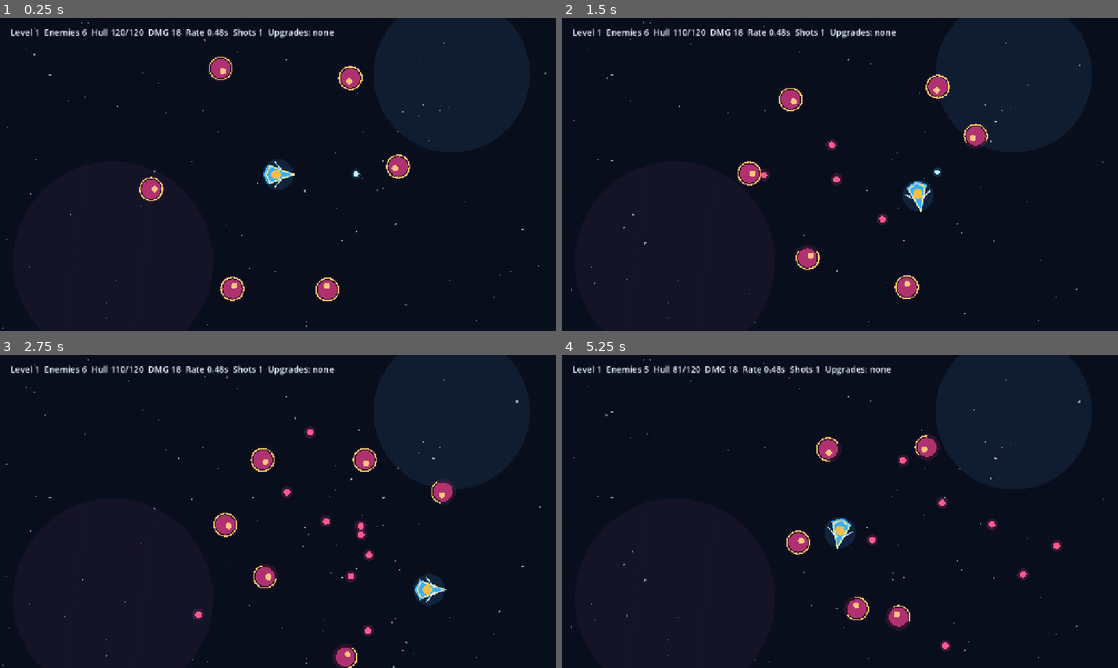
Above: before the commit, frames 1-4 (two rows, left to right).
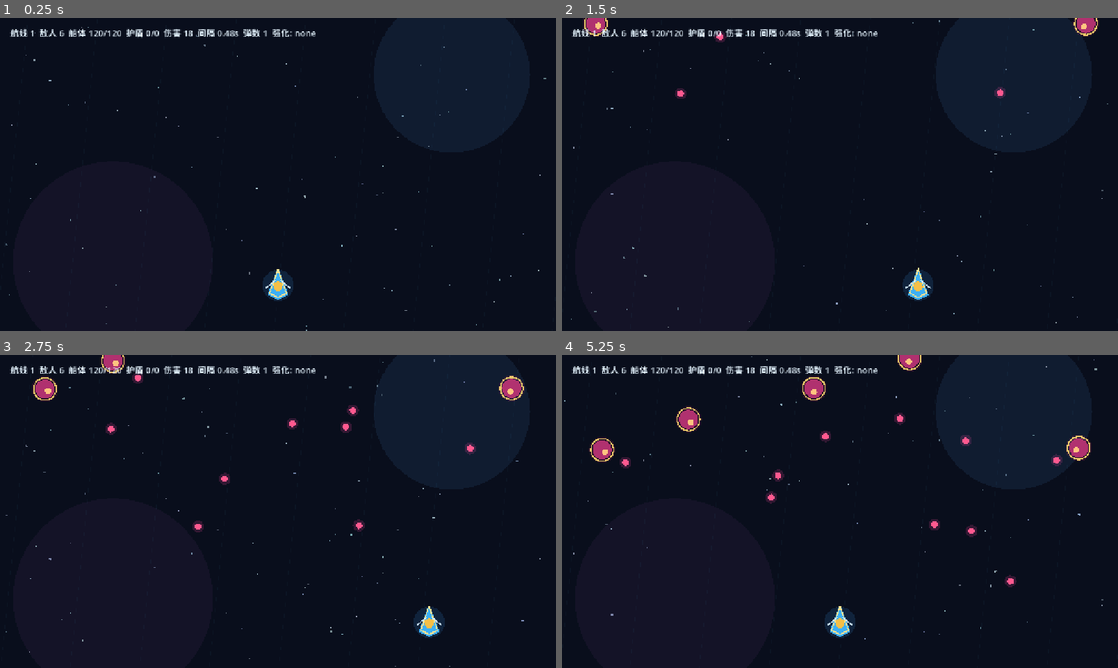
Above: after the commit, the same moments.

Repository: Xxxxs2/Genshin-td2
Game: Godot game, scene res://scenes/Main.tscn
The game is run twice, just before and just after one commit, with the same random seed, the same clock (stepped at 60 frames per second) and the same inputs.
Inputs:
- Up to frame 1 (0.25 s): no input
- Up to frame 2 (1.5 s): hold D (move_right) 0.53-1.28 s; hold S (move_down) from 1.28 s (still down)
- Up to frame 3 (2.75 s): release S (move_down) at 2.03 s; hold D (move_right) from 2.03 s (still down)
- Up to frame 4 (5.25 s): release D (move_right) at 2.78 s; hold W (move_up) 2.78-3.53 s; hold A (move_left) 3.53-5.03 s; hold S (move_down) from 5.03 s (still down)

The runs differ from the first frame. In frame 1, 3.9% of the frame differs, in the area x 0-99%, y 1-100%; in frame 2, 4.5%; in frame 3, 5.7%; in frame 4, 5.9%, in the area x 0-98%, y 0-99%.

Commit message:
Simplify prototype into vertical route gameplay

Diff:
--- a/scripts/Enemy.gd
+++ b/scripts/Enemy.gd
@@ -13,6 +13,7 @@
 var fire_interval := 1.45
 var bullet_speed := 250.0
 var bullet_damage := 11.0
+var drift_speed := 70.0
 
 var _fire_timer := 0.0
 var _phase := 0.0
@@ -22,6 +23,7 @@
 	max_health = 42.0 + level * 16.0
 	health = max_health
 	speed = 72.0 + level * 5.0
+	drift_speed = 52.0 + level * 4.5
 	fire_interval = maxf(0.62, 1.65 - level * 0.08)
 	bullet_speed = 220.0 + level * 9.0
 	bullet_damage = 8.0 + level * 1.8
@@ -34,14 +36,11 @@
 	var distance := maxf(1.0, to_player.length())
 	var direction := to_player / distance
 	var tangent := Vector2(-direction.y, direction.x) * sin(Time.get_ticks_msec() * 0.0015 + _phase)
-	var desired := Vector2.ZERO
-	if distance > preferred_range + 28.0:
-		desired += direction
-	elif distance < preferred_range - 42.0:
-		desired -= direction
-	desired += tangent * 0.36
+	var desired := Vector2.DOWN * 0.82 + tangent * 0.42
+	if distance < preferred_range - 42.0:
+		desired -= direction * 0.38
 	if desired.length_squared() > 0.01:
-		position += desired.normalized() * speed * delta
+		position += desired.normalized() * drift_speed * delta
 		rotation = lerp_angle(rotation, direction.angle(), 8.0 * delta)
 	_fire_timer -= delta
 	if _fire_timer <= 0.0:
--- a/scripts/Main.gd
+++ b/scripts/Main.gd
@@ -7,13 +7,16 @@
 
 const ARENA_SIZE := Vector2(1280, 720)
 const UPGRADE_POOL := [
-	{"id": "damage", "name": "Starrail Cannon", "desc": "+25% weapon damage"},
-	{"id": "rate", "name": "Radiant Loader", "desc": "+18% fire rate"},
-	{"id": "range", "name": "Astral Lens", "desc": "+20% weapon range"},
-	{"id": "multishot", "name": "Prism Broadside", "desc": "+1 projectile"},
-	{"id": "pierce", "name": "Comet Pierce", "desc": "+1 pierce"},
-	{"id": "speed", "name": "Wind-Sail Drive", "desc": "+15% ship speed"},
-	{"id": "heal", "name": "Tideguard Core", "desc": "Heal 35 and +10 max HP"}
+	{"id": "damage", "name": "星轨主炮", "desc": "武器伤害 +25%"},
+	{"id": "rate", "name": "辉光装填", "desc": "开火速度 +18%"},
+	{"id": "range", "name": "星象透镜", "desc": "武器射程 +20%"},
+	{"id": "multishot", "name": "棱光侧舷", "desc": "投射物 +1"},
+	{"id": "pierce", "name": "彗星穿透", "desc": "穿透 +1"},
+	{"id": "speed", "name": "风帆机动", "desc": "横向机动 +15%"},
+	{"id": "heal", "name": "潮汐护核", "desc": "回复 35，生命上限 +10"},
+	{"id": "shield", "name": "镜光屏障", "desc": "获得可再生护盾"},
+	{"id": "aura", "name": "回旋星刃", "desc": "船周围周期伤害"},
+	{"id": "slow_bullets", "name": "航线偏转", "desc": "敌方弹幕速度 -15%"}
 ]
 
 var player: Node2D
@@ -22,6 +25,8 @@
 var level := 1
 var state := "combat"
 var selected_upgrade_ids: Array[String] = []
+var enemy_bullet_speed_factor := 1.0
+var aura_timer := 0.0
 
 var ui_layer: CanvasLayer
 var hud_label: Label
@@ -38,6 +43,7 @@
 	if state != "combat":
 		return
 	_handle_player_auto_fire()
+	_handle_player_aura(delta)
 	_tick_enemies(delta)
 	_check_collisions()
 	_cleanup_bullets()
@@ -46,7 +52,7 @@
 func _build_world() -> void:
 	add_child(StarfieldScript.new())
 	player = PlayerShipScript.new()
-	player.position = ARENA_SIZE * 0.5
+	player.position = Vector2(ARENA_SIZE.x * 0.5, ARENA_SIZE.y - 105.0)
 	player.died.connect(_on_player_died)
 	add_child(player)
 
@@ -116,12 +122,9 @@
 	_update_hud()
 
 func _spawn_enemy(index: int, total: int) -> void:
-	var angle := TAU * float(index) / float(total) + randf_range(-0.18, 0.18)
-	var center := ARENA_SIZE * 0.5
-	var distance := randf_range(280.0, 350.0)
-	var spawn := center + Vector2(cos(angle), sin(angle)) * distance
+	var lane_width := (ARENA_SIZE.x - 180.0) / maxf(1.0, float(total - 1))
+	var spawn := Vector2(90.0 + lane_width * index + randf_range(-36.0, 36.0), -70.0 - float(index % 5) * 68.0)
 	spawn.x = clamp(spawn.x, 90.0, ARENA_SIZE.x - 90.0)
-	spawn.y = clamp(spawn.y, 100.0, ARENA_SIZE.y - 80.0)
 	var enemy := EnemyScript.new()
 	enemy.setup(level, spawn)
 	enemy.killed.connect(_on_enemy_killed)
@@ -144,6 +147,17 @@
 		bullets.append(bullet)
 		add_child(bullet)
 	player.mark_fired()
+
+func _handle_player_aura(delta: float) -> void:
+	if player.aura_damage <= 0.0:
+		return
+	aura_timer -= delta
+	if aura_timer > 0.0:
+		return
+	aura_timer = 0.72
+	for enemy in enemies:
+		if is_instance_valid(enemy) and player.position.distance_to(enemy.position) <= player.aura_radius + enemy.radius:
+			enemy.take_damage(player.aura_damage)
 
 func _find_nearest_enemy(max_range: float) -> Node2D:
 	var best: Node2D = null
@@ -162,8 +176,15 @@
 		if not is_instance_valid(enemy):
 			continue
 		for bullet in enemy.tick(delta, player):
+			bullet.velocity *= enemy_bullet_speed_factor
 			bullets.append(bullet)
 			add_child(bullet)
+		if enemy.position.y > ARENA_SIZE.y + 70.0:
+			player.take_damage(enemy.bullet_damage * 1.5)
+			enemies.erase(enemy)
+			enemy.queue_free()
+	if enemies.is_empty() and state == "combat":
+		_show_upgrade_choices()
 
 func _check_collisions() -> void:
 	for bullet in bullets:
@@ -198,7 +219,7 @@
 	state = "upgrade"
 	center_panel.visible = true
 	var title := center_panel.get_node("MarginContainer/VBoxContainer/Title") as Label
-	title.text = "Level %d cleared - choose one blessing" % level
+	title.text = "第 %d 段航线完成 - 选择一项强化" % level
 	for child in upgrade_row.get_children():
 		child.queue_free()
 	var choices := _roll_upgrade_choices()
@@ -234,6 +255,14 @@
 		"heal":
 			player.max_health += 10.0
 			player.heal(35.0)
+		"shield":
+			player.max_shield_charges = mini(player.max_shield_charges + 1, 3)
+			player.shield_charges = player.max_shield_charges
+		"aura":
+			player.aura_damage += 8.0 + level * 1.5
+			player.aura_radius += 10.0
+		"slow_bullets":
+			enemy_bullet_speed_factor = maxf(0.55, enemy_bullet_speed_factor * 0.85)
 	selected_upgrade_ids.append(upgrade_id)
 	level += 1
 	_start_level()
@@ -246,10 +275,10 @@
 	for child in upgrade_row.get_children():
 		child.queue_free()
 	var title := center_panel.get_node("MarginContainer/VBoxContainer/Title") as Label
-	title.text = "Voyage failed at level %d" % level
+	title.text = "远航在第 %d 段失败" % level
 	var restart := Button.new()
 	restart.custom_minimum_size = Vector2(260, 80)
-	restart.text = "Restart"
+	restart.text = "重新开始"
 	restart.add_theme_font_size_override("font_size", 22)
 	restart.pressed.connect(_reset_player_stats_and_restart)
 	upgrade_row.add_child(restart)
@@ -264,18 +293,26 @@
 	player.bullet_speed = 600.0
 	player.bullet_count = 1
 	player.pierce = 0
-	player.position = ARENA_SIZE * 0.5
+	player.max_shield_charges = 0
+	player.shield_charges = 0
+	player.aura_damage = 0.0
+	player.aura_radius = 118.0
+	enemy_bullet_speed_factor = 1.0
+	aura_timer = 0.0
+	player.position = Vector2(ARENA_SIZE.x * 0.5, ARENA_SIZE.y - 105.0)
 	_start_run()
 
 func _update_hud() -> void:
 	var upgrades := "none"
 	if not selected_upgrade_ids.is_empty():
 		upgrades = ", ".join(selected_upgrade_ids)
-	hud_label.text = "Level %d  Enemies %d  Hull %.0f/%.0f  DMG %.0f  Rate %.2fs  Shots %d  Upgrades: %s" % [
+	hud_label.text = "航线 %d  敌人 %d  船体 %.0f/%.0f  护盾 %d/%d  伤害 %.0f  间隔 %.2fs  弹数 %d  强化: %s" % [
 		level,
 		enemies.size(),
 		player.health,
 		player.max_health,
+		player.shield_charges,
+		player.max_shield_charges,
 		player.weapon_damage,
 		player.fire_interval,
 		player.bullet_count,
--- a/scripts/PlayerShip.gd
+++ b/scripts/PlayerShip.gd
@@ -15,19 +15,29 @@
 var bullet_speed := 600.0
 var bullet_count := 1
 var pierce := 0
+var max_shield_charges := 0
+var shield_charges := 0
+var shield_recharge_interval := 7.5
+var aura_damage := 0.0
+var aura_radius := 118.0
 
 var _fire_timer := 0.0
 var _invulnerable_timer := 0.0
+var _shield_timer := 0.0
 
 func _process(delta: float) -> void:
-	var direction := Input.get_vector("move_left", "move_right", "move_up", "move_down")
-	position += direction * speed * delta
+	var horizontal := Input.get_axis("move_left", "move_right")
+	position.x += horizontal * speed * delta
 	position.x = clamp(position.x, 60.0, ARENA_SIZE.x - 60.0)
-	position.y = clamp(position.y, 80.0, ARENA_SIZE.y - 60.0)
-	if direction.length_squared() > 0.01:
-		rotation = lerp_angle(rotation, direction.angle(), 10.0 * delta)
+	position.y = lerpf(position.y, ARENA_SIZE.y - 105.0, 8.0 * delta)
+	rotation = lerp_angle(rotation, 0.0, 8.0 * delta)
 	_fire_timer = maxf(0.0, _fire_timer - delta)
 	_invulnerable_timer = maxf(0.0, _invulnerable_timer - delta)
+	if max_shield_charges > 0 and shield_charges < max_shield_charges:
+		_shield_timer -= delta
+		if _shield_timer <= 0.0:
+			shield_charges += 1
+			_shield_timer = shield_recharge_interval
 	queue_redraw()
 
 func can_fire() -> bool:
@@ -38,6 +48,11 @@
 
 func take_damage(amount: float) -> void:
 	if _invulnerable_timer > 0.0:
+		return
+	if shield_charges > 0:
+		shield_charges -= 1
+		_invulnerable_timer = 0.2
+		queue_redraw()
 		return
 	health = maxf(0.0, health - amount)
 	_invulnerable_timer = 0.25
@@ -54,20 +69,24 @@
 	var hull := Color(0.25, 0.72, 1.0, 0.95)
 	if blink:
 		hull = Color(1.0, 1.0, 1.0, 0.85)
+	if aura_damage > 0.0:
+		draw_arc(Vector2.ZERO, aura_radius, 0.0, TAU, 96, Color(0.55, 0.92, 1.0, 0.18), 3.0)
+	if shield_charges > 0:
+		draw_arc(Vector2.ZERO, 47.0, -PI * 0.75, PI * 0.75, 48, Color(0.55, 0.88, 1.0, 0.76), 4.0)
 	draw_circle(Vector2.ZERO, 36.0, Color(0.16, 0.43, 0.68, 0.22))
 	draw_polygon([
-		Vector2(42, 0),
-		Vector2(-22, -24),
-		Vector2(-34, 0),
-		Vector2(-22, 24)
+		Vector2(0, -42),
+		Vector2(-24, 22),
+		Vector2(0, 34),
+		Vector2(24, 22)
 	], [hull])
 	draw_polyline([
-		Vector2(37, 0),
-		Vector2(-18, -19),
-		Vector2(-28, 0),
-		Vector2(-18, 19),
-		Vector2(37, 0)
+		Vector2(0, -37),
+		Vector2(-19, 18),
+		Vector2(0, 28),
+		Vector2(19, 18),
+		Vector2(0, -37)
 	], Color(0.94, 0.88, 0.58, 1.0), 3.0)
-	draw_circle(Vector2(-4, 0), 11.0, Color(0.96, 0.75, 0.28, 1.0))
-	draw_line(Vector2(-7, -29), Vector2(12, -5), Color(0.86, 0.95, 1.0, 0.85), 3.0)
-	draw_line(Vector2(-7, 29), Vector2(12, 5), Color(0.86, 0.95, 1.0, 0.85), 3.0)
+	draw_circle(Vector2(0, 2), 11.0, Color(0.96, 0.75, 0.28, 1.0))
+	draw_line(Vector2(-29, 7), Vector2(-5, -12), Color(0.86, 0.95, 1.0, 0.85), 3.0)
+	draw_line(Vector2(29, 7), Vector2(5, -12), Color(0.86, 0.95, 1.0, 0.85), 3.0)
--- a/scripts/Starfield.gd
+++ b/scripts/Starfield.gd
@@ -2,6 +2,8 @@
 class_name Starfield
 
 var stars: Array[Dictionary] = []
+var scroll_speed := 42.0
+var stripe_offset := 0.0
 
 func _ready() -> void:
 	for i in range(130):
@@ -12,7 +14,12 @@
 			"color": Color.from_hsv(randf_range(0.5, 0.64), randf_range(0.1, 0.32), randf_range(0.72, 1.0), randf_range(0.45, 0.85))
 		})
 
-func _process(_delta: float) -> void:
+func _process(delta: float) -> void:
+	stripe_offset = fmod(stripe_offset + scroll_speed * delta, 160.0)
+	for star in stars:
+		star["position"].y += scroll_speed * delta * (0.65 + star["size"] * 0.18)
+		if star["position"].y > 730.0:
+			star["position"] = Vector2(randf_range(0.0, 1280.0), randf_range(-24.0, 0.0))
 	queue_redraw()
 
 func _draw() -> void:
@@ -22,5 +29,5 @@
 	for star in stars:
 		var pulse: float = 0.55 + sin(Time.get_ticks_msec() * 0.0018 + star.phase) * 0.32
 		draw_circle(star.position, star.size * pulse, star.color)
-	for x in range(80, 1280, 160):
-		draw_line(Vector2(x, 0), Vector2(x - 90, 720), Color(0.35, 0.72, 0.95, 0.035), 1.0)
+	for x in range(-80, 1440, 160):
+		draw_line(Vector2(x, -160 + stripe_offset), Vector2(x - 90, 720 + stripe_offset), Color(0.35, 0.72, 0.95, 0.04), 1.0)
Not shown, changed: README.md
Not shown, changed: docs/miliastra_blueprint.md
